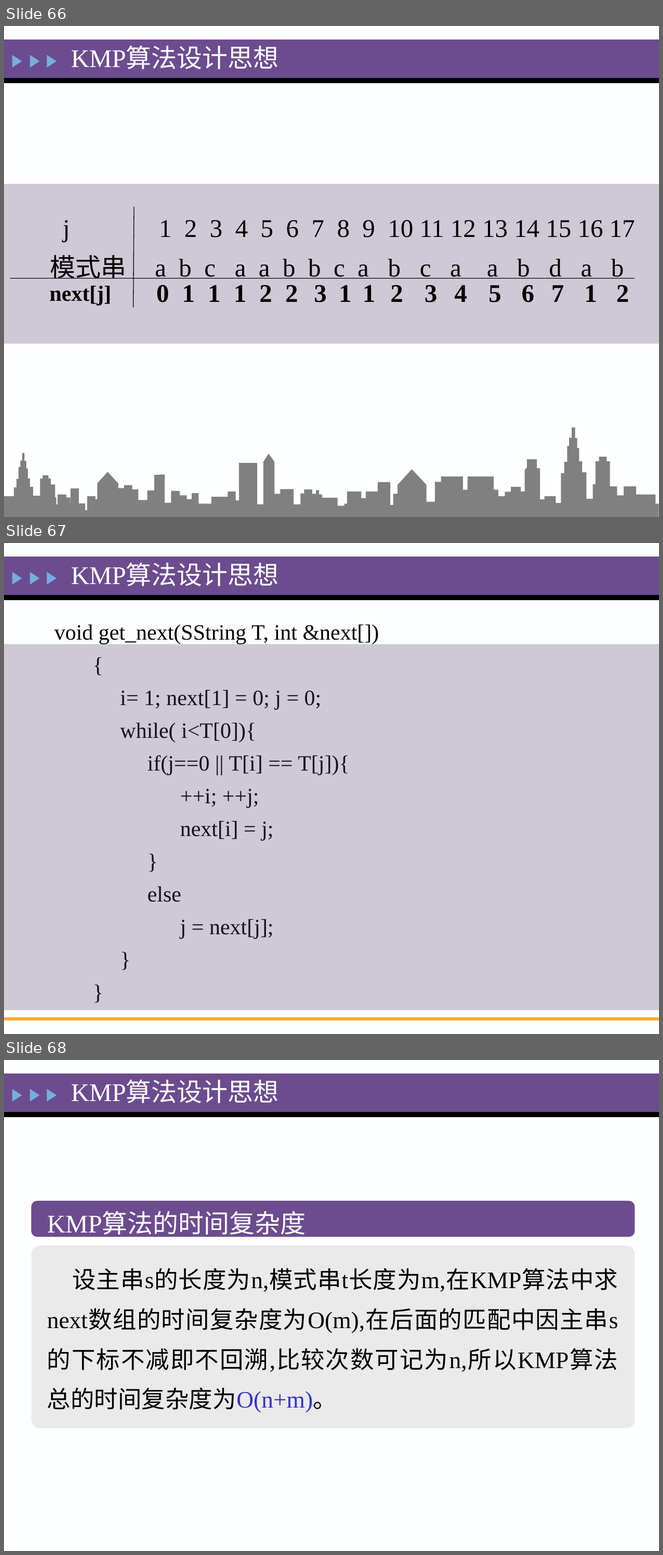
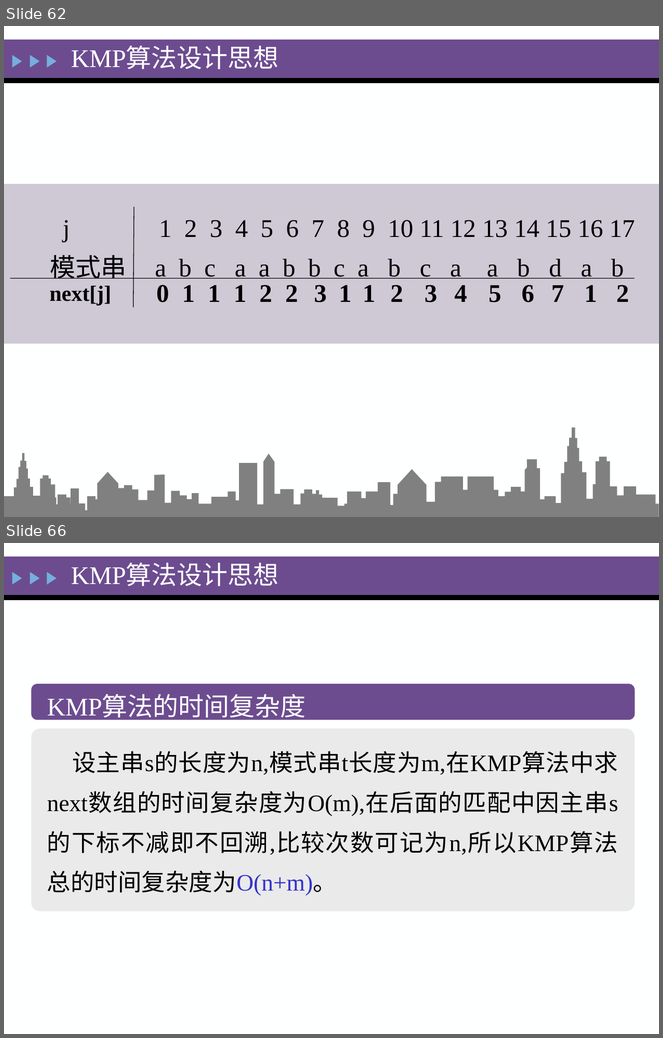
Before and after one commit to zeemeil/zeemeil.github.io, a slide deck: files/2025_1_DS/0319_DS_StringArrayGList.pptx. Shown one above the other, each under a label of ours: slides 66, 67 and 68 before the commit, slides 62 and 66 after it; the slides between them are not shown. The pictures are 663x1555 and 663x1038 pixels, drawn with LibreOffice and Linux fonts; fonts in the diff are those of the drawing. Boxes give left, top, right and bottom in pixels: in the first picture for what was removed or moved away, otherwise in the second. Text is boxed around its words. In the diff, an @@ line names an element or a change of style, - is before the commit and + after.

```diff
--- a/files/2025_1_DS/0319_DS_StringArrayGList.pptx
+++ b/files/2025_1_DS/0319_DS_StringArrayGList.pptx
@@ slide 67 removed at (4,543,659,1034), background #FEFFFF; not listed: 5 template elements that a slide beside it also shows @@
@@ text removed at (71,564,279,586) @@
-KMP算法设计思想
@@ text removed at (54,625,379,939) @@
-void get_next(SString T, int &next[])
-{
-i= 1; next[1] = 0; j = 0;
-while( i<T[0]){
-if(j==0 || T[i] == T[j]){
-++i; ++j;
-next[i] = j;
-}
-else
-j = next[j];
-}
-}
@@ rectangle removed at (4,644,659,1011) @@
@@ rectangle removed at (4,1017,659,1021) @@
@@ what was slide 66 is now slide 62 @@
@@ what was slide 68 is now slide 66 @@
```
Also in this commit, not shown: 1 other slide removed, 3 other files.
